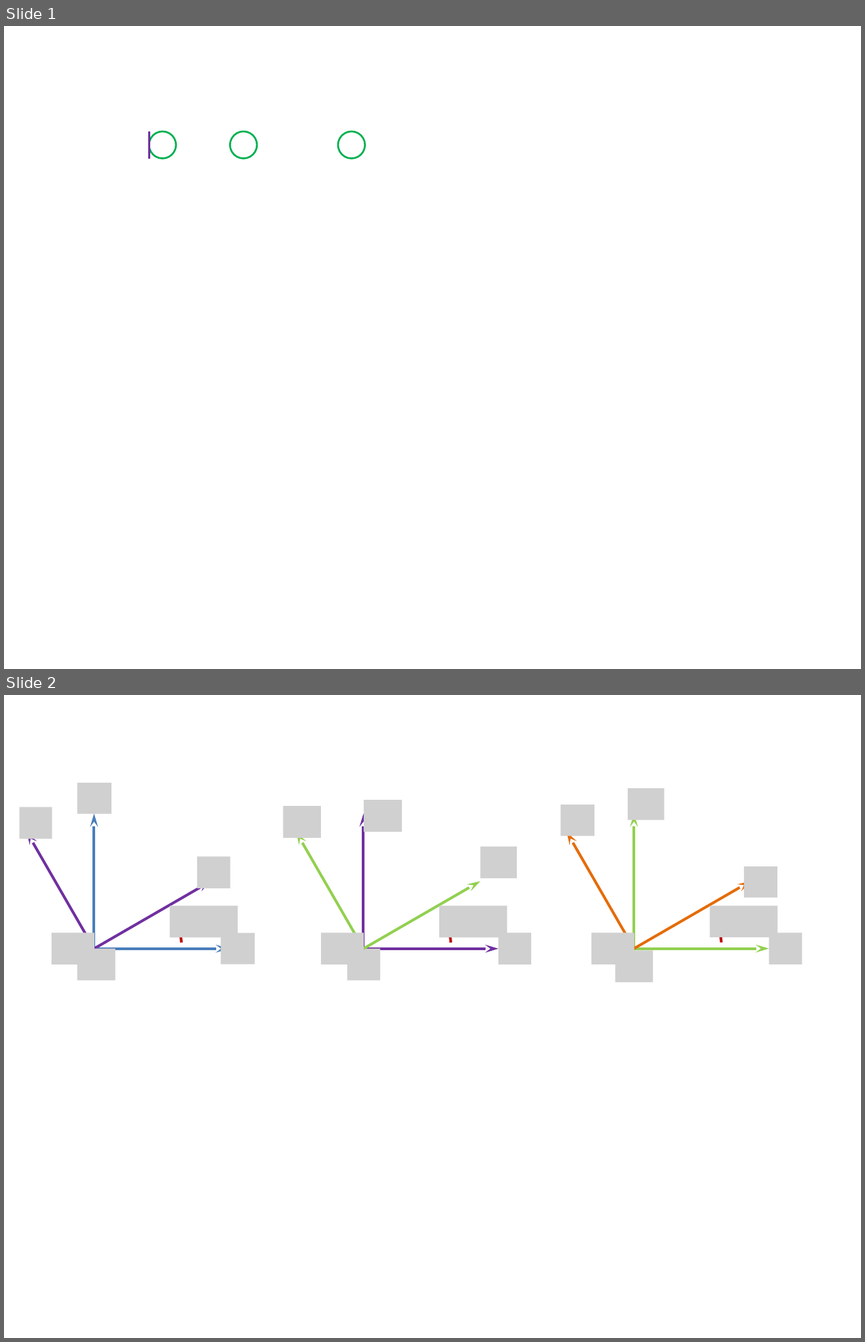
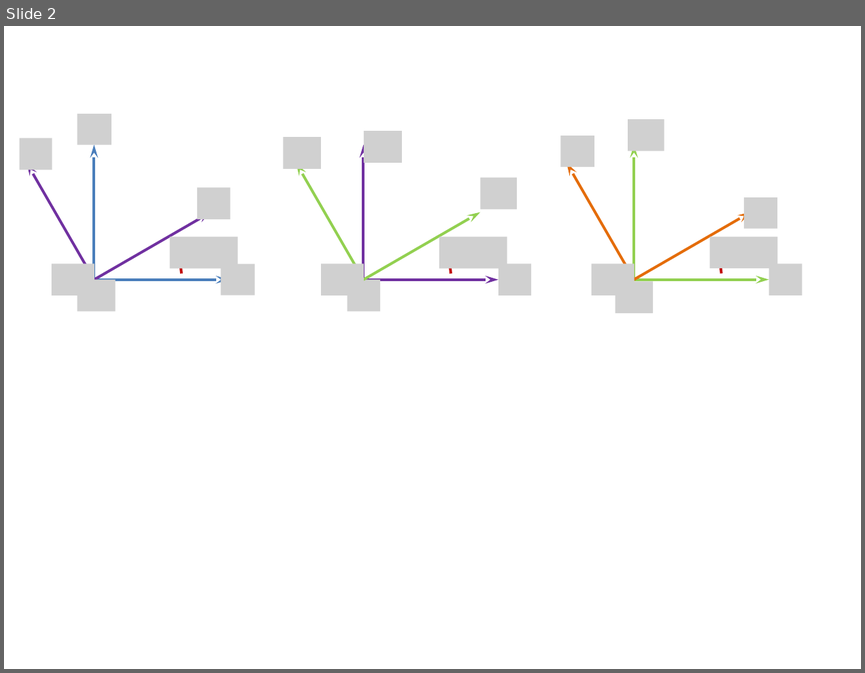
Before and after one commit to xpessoles/03_Etude_Cinematique_Systemes_Solides_Chaine_Energie_Analyser_Modeliser_Resoudre, a slide deck: 02_ModelisationDesSystemesMecaniques/Cours/Word_2014/Figure.pptx. Shown one above the other, each under a label of ours: slides 1 and 2 before the commit, slide 2 after it. The pictures are 865x1342 and 865x673 pixels, drawn with LibreOffice and Linux fonts; fonts in the diff are those of the drawing; grey boxes stand for pictures. Boxes give left, top, right and bottom in pixels: in the first picture for what was removed or moved away, otherwise in the second. Text is boxed around its words. In the diff, an @@ line names an element or a change of style, - is before the commit and + after.

```diff
--- a/02_ModelisationDesSystemesMecaniques/Cours/Word_2014/Figure.pptx
+++ b/02_ModelisationDesSystemesMecaniques/Cours/Word_2014/Figure.pptx
@@ slide 1 removed at bbox=[4, 26, 861, 669], background #FFFFFF @@
@@ ellipse removed at bbox=[149, 131, 175, 158] @@
@@ line removed from (149, 131) to (149, 158) @@
@@ ellipse removed at bbox=[230, 131, 257, 158] @@
@@ ellipse removed at bbox=[338, 131, 364, 158] @@
```
Also in this commit, not shown: 1 slide added, 4 other files.
